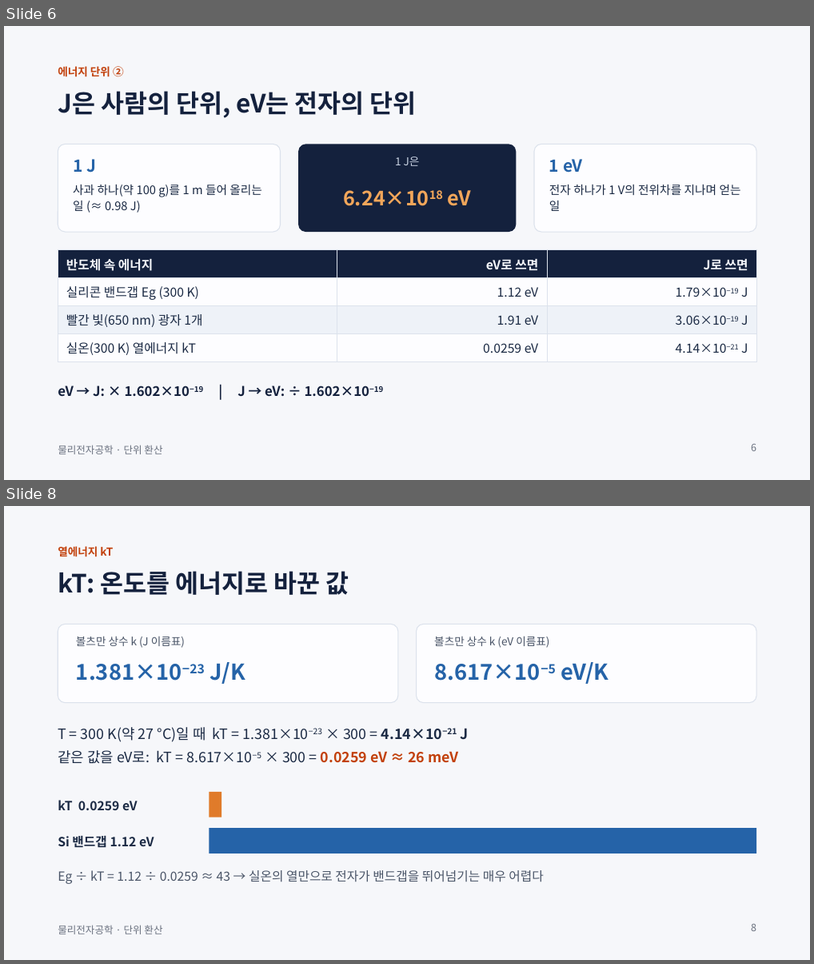
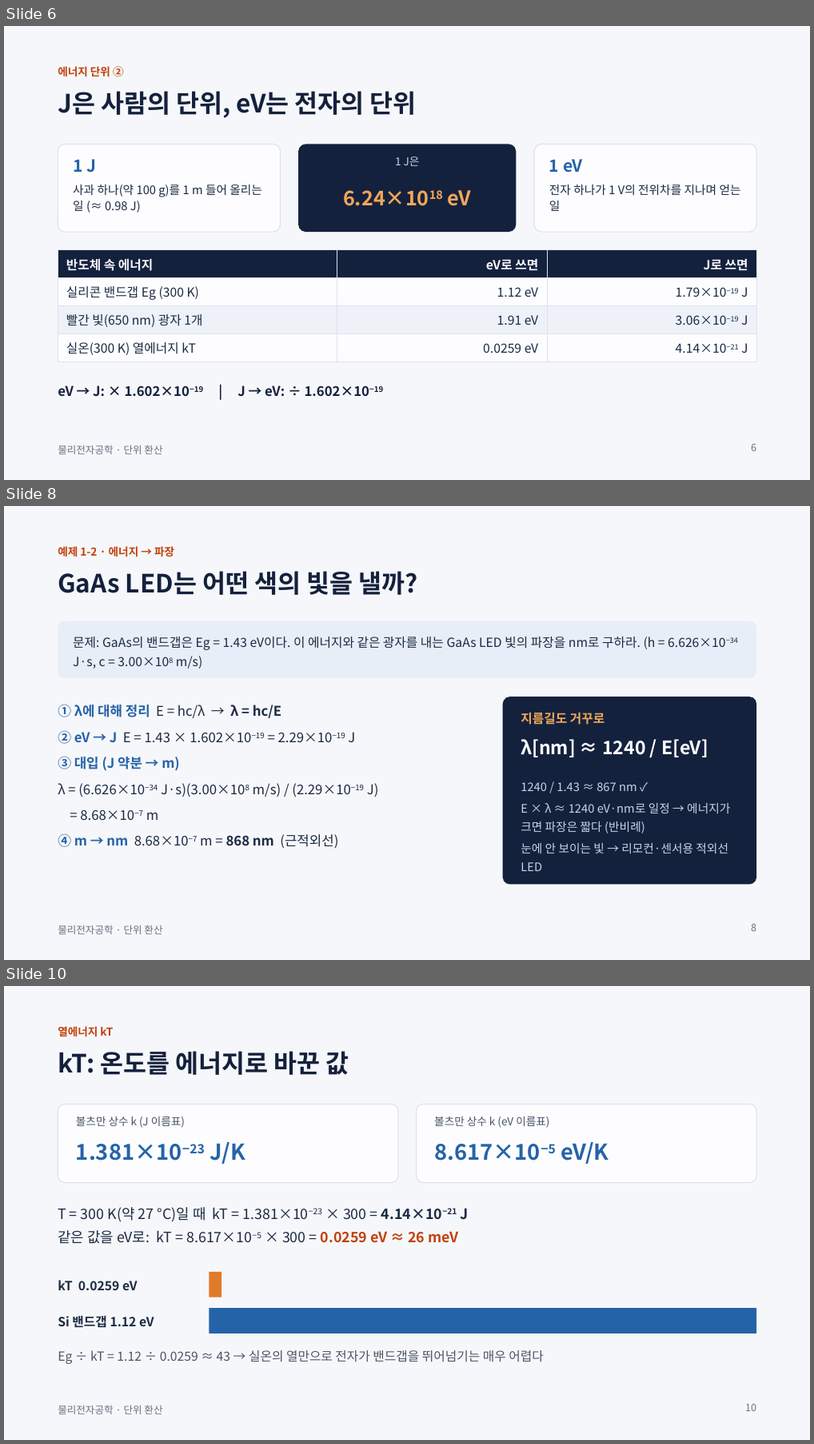
Before and after one commit to abcd8180/3A, a slide deck: 물리전자공학_보충_단위환산.pptx. Shown one above the other, each under a label of ours: slides 6 and 8 before the commit, slides 6, 8 and 10 after it; the slides between them are not shown. The pictures are 814x964 and 814x1444 pixels, drawn with LibreOffice and Linux fonts; fonts in the diff are those of the drawing. Boxes give left, top, right and bottom in pixels: in the first picture for what was removed or moved away, otherwise in the second. Text is boxed around its words. In the diff, an @@ line names an element or a change of style, - is before the commit and + after.

```diff
--- a/물리전자공학_보충_단위환산.pptx
+++ b/물리전자공학_보충_단위환산.pptx
@@ slide 8 added at (4, 506, 810, 960), background #F6F7FA; not listed: 1 template element that a slide beside it also shows @@
@@ text added at (58, 546, 174, 557), 13 pt, text #C2410C, bold @@
+예제 1-2 · 에너지 → 파장
@@ text added at (58, 571, 418, 595), 30 pt, text #14213D, bold @@
+GaAs LED는 어떤 색의 빛을 낼까?
@@ rounded rectangle added at (58, 621, 757, 679), fill #E8EEF7 @@
@@ text added at (73, 636, 738, 668), 15 pt, text #1B2A44 @@
+문제: GaAs의 밴드갭은 Eg = 1.43 eV이다. 이 에너지와 같은 광자를 내는 GaAs LED 빛의 파장을 nm로 구하라. (h = 6.626×10−34 J·s, c = 3.00×108 m/s)
@@ rounded rectangle added at (503, 696, 757, 884), fill #14213D @@
@@ text added at (58, 704, 379, 848), 16 pt, text #1B2A44 @@
+① λ에 대해 정리 E = hc/λ → λ = hc/E
+② eV → J E = 1.43 × 1.602×10−19 = 2.29×10−19 J
+③ 대입 (J 약분 → m)
+λ = (6.626×10−34 J·s)(3.00×108 m/s) / (2.29×10−19 J)
+= 8.68×10−7 m
+④ m → nm 8.68×10−7 m = 868 nm (근적외선)
@@ text added at (521, 712, 605, 724), 15 pt, text #F2A65A, bold @@
+지름길도 거꾸로
@@ text added at (521, 739, 709, 757), 22 pt, text #FDFDFF, bold @@
+λ[nm] ≈ 1240 / E[eV]
@@ text added at (521, 782, 730, 871), 14 pt, text #C9D3E3 @@
+1240 / 1.43 ≈ 867 nm ✓
+E × λ ≈ 1240 eV·nm로 일정 → 에너지가 크면 파장은 짧다 (반비례)
+눈에 안 보이는 빛 → 리모컨·센서용 적외선 LED
@@ page number added at (751, 923, 757, 931), 12 pt, text #6B7280 @@
+8
@@ what was slide 8 is now slide 10 @@
@@ page number at (746, 1403, 757, 1411): text changed @@
-8
+10
```
Also in this commit, not shown: 1 slide changed, 1 other slide added.
